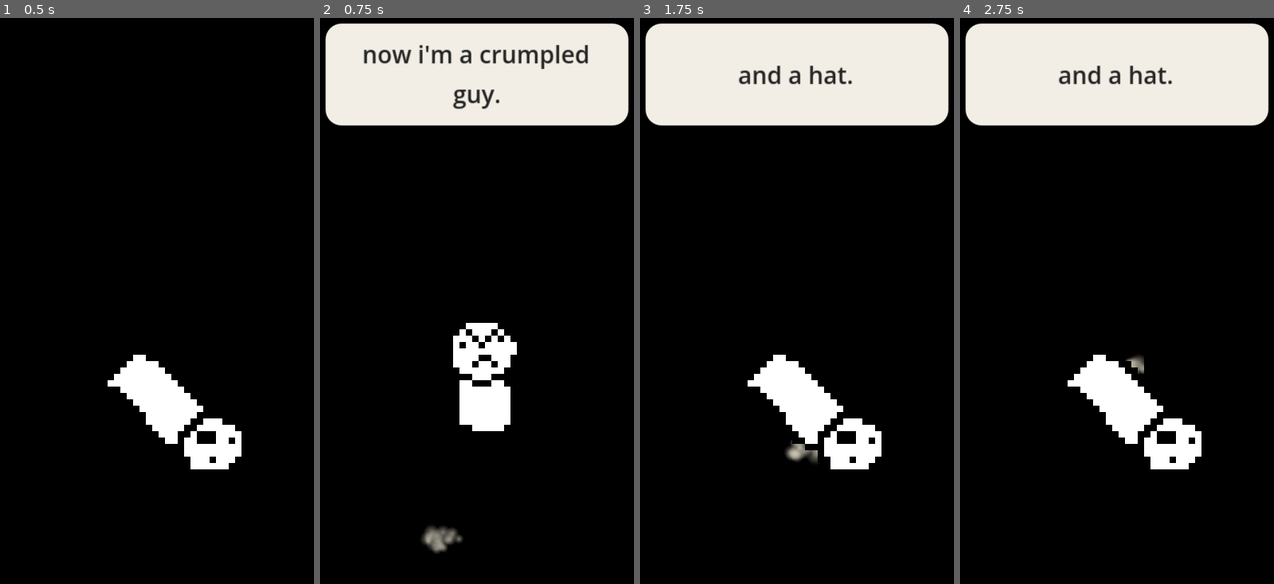
Above: before the commit, frames 1-4 (left to right).
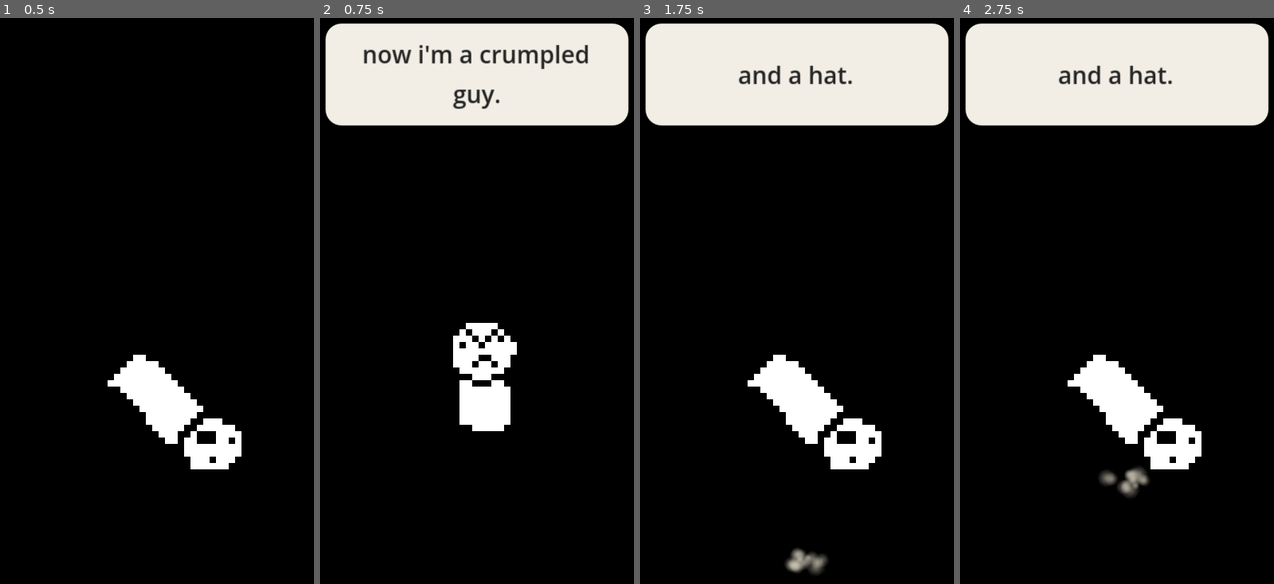
Above: after the commit, the same moments.

Repository: veroteknic/the-useless-fuck
Game: Godot game, scene res://main.tscn
Two runs of this game, one before a commit and one after it. Both use one fixed random seed, a clock stepped at 60 frames per second and the inputs below.
Inputs (mouse positions are in pixels of both pictures, inside the frame that each line leads up to):
- Up to frame 1 (0.5 s): no input
- Up to frame 2 (0.75 s): tap Enter at 0.5 s; drag from (486, 391) to (549, 170) at 0.52 s
- Up to frame 3 (1.75 s): drag from (677, 323) to (771, 414) at 1.27 s
- Up to frame 4 (2.75 s): move the mouse to (1189, 170) at 2.02 s; click (1189, 170) at 2.17 s

Frame 1 is identical in both runs. In frame 2, 0.4% of the frame differs, in the area x 32-46%, y 89-95%; in frame 3, 0.7%, in the area x 46-60%, y 74-99%; in frame 4, 0.6%.

Commit message:
spawn particles at exact collision contact point

Diff:
--- a/main.gd
+++ b/main.gd
@@ -287,13 +287,11 @@
 
 
 func _edge_spawn(side: String) -> Dictionary:
-	var inset := 10.0
-
 	match side:
 		"left":
 			return {
 				"position": Vector2(
-					desktop_min.x + inset,
+					desktop_min.x - PET_RADIUS,
 					desktop_position.y
 				),
 				"direction": Vector2.RIGHT
@@ -301,7 +299,7 @@
 		"right":
 			return {
 				"position": Vector2(
-					desktop_max.x - inset,
+					desktop_max.x + PET_RADIUS,
 					desktop_position.y
 				),
 				"direction": Vector2.LEFT
@@ -310,7 +308,7 @@
 			return {
 				"position": Vector2(
 					desktop_position.x,
-					desktop_min.y + inset
+					desktop_min.y - PET_RADIUS
 				),
 				"direction": Vector2.DOWN
 			}
@@ -318,7 +316,7 @@
 			return {
 				"position": Vector2(
 					desktop_position.x,
-					desktop_max.y - inset
+					desktop_max.y + PET_RADIUS
 				),
 				"direction": Vector2.UP
 			}
